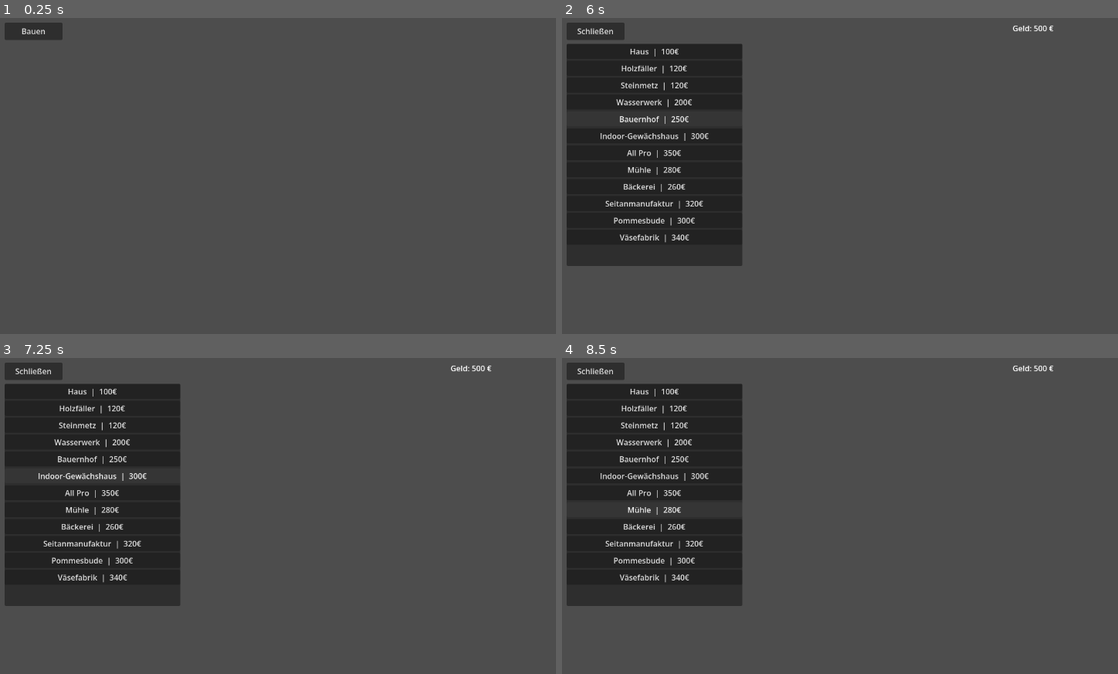
Above: before the commit, frames 1-4 (two rows, left to right).
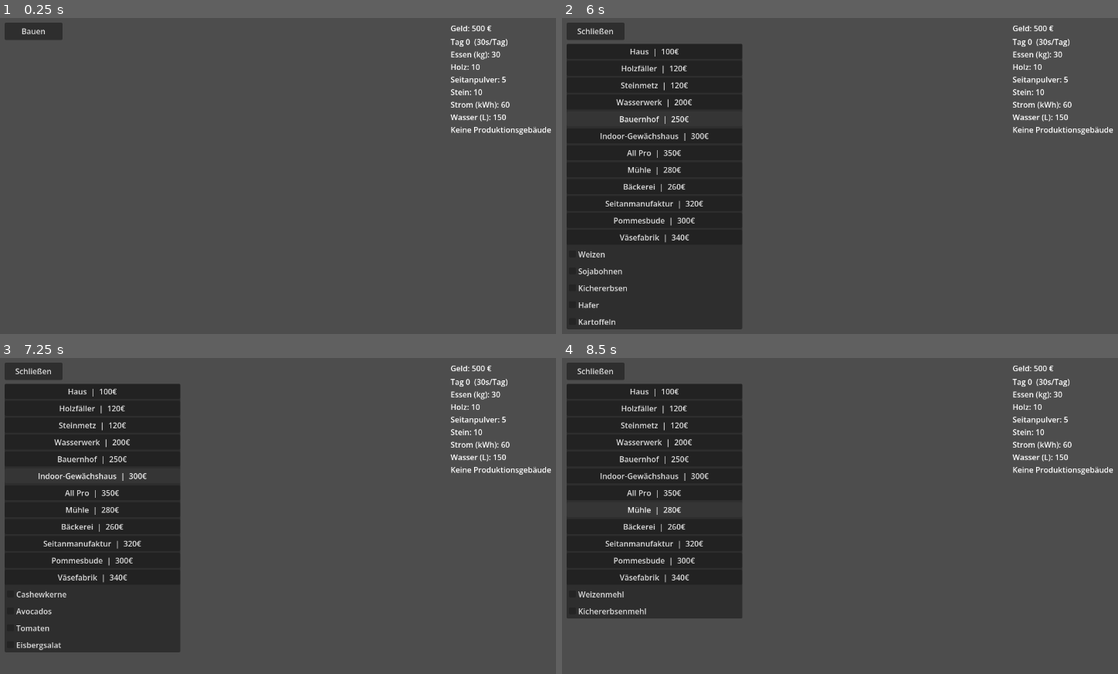
Above: after the commit, the same moments.

Repository: leonardwolf23-bot/vegangame
Game: Godot game, scene res://scenes/main.tscn
Two runs of this game, one before a commit and one after it. Both use one fixed random seed, a clock stepped at 60 frames per second and the inputs below.
Inputs (mouse positions are in pixels of both pictures, inside the frame that each line leads up to):
- Up to frame 1 (0.25 s): no input
- Up to frame 2 (6 s): click "Bauen" at 0.5 s; click "Schließen" at 1.25 s; tap Enter at 2 s; move the mouse to (1001, 172) at 2.02 s; hold D 2.03-2.75 s; tap 1 at 2.1 s; click (1001, 172) at 2.17 s; click "Haus | 100€" at 2.75 s; click "Holzfäller | 120€" at 3.5 s; click "Steinmetz | 120€" at 4.25 s; click "Wasserwerk | 200€" at 5 s; click "Bauernhof | 250€" at 5.75 s
- Up to frame 3 (7.25 s): click "Indoor-Gewächshaus | 300€" at 6.5 s
- Up to frame 4 (8.5 s): click "All Pro | 350€" at 7.25 s; click "Mühle | 280€" at 8 s

The runs differ from the first frame. In frame 1, 0.9% of the frame differs, in the area x 80-100%, y 2-37%; in frame 2, 7.0%, in the area x 0-100%, y 6-99%; in frame 3, 5.4%; in frame 4, 2.1%.
Error before the commit: Parse Error: The function signature doesn't match the parent. Parent signature is "get_name() -> StringName". (res://scripts/autoload/resource_catalog.gd:42)
Error after the commit: Cannot call method 'get_source' on a null value. (res://scripts/building_placer.gd:103)

Commit message:
Rename get_name to get_resource_name to avoid Node conflict
Co-authored-by: leonardwolf23-bot <leonardwolf23-bot@users.noreply.github.com>

Diff:
--- a/scripts/autoload/production_manager.gd
+++ b/scripts/autoload/production_manager.gd
@@ -157,7 +157,7 @@
 		var amount: float = get_amount(resource_id)
 		if amount <= 0.0:
 			continue
-		lines.append("%s: %.0f" % [ResourceCatalog.get_name(resource_id), amount])
+		lines.append("%s: %.0f" % [ResourceCatalog.get_resource_name(resource_id), amount])
 		shown += 1
 		if shown >= max_lines:
 			lines.append("...")
--- a/scripts/autoload/resource_catalog.gd
+++ b/scripts/autoload/resource_catalog.gd
@@ -39,7 +39,7 @@
 }
 
 
-func get_name(resource_id: String) -> String:
+func get_resource_name(resource_id: String) -> String:
 	return DISPLAY_NAMES.get(resource_id, resource_id)
 
 
